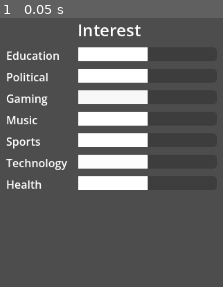
Above: before the commit, frame 1.
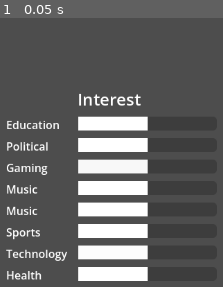
Above: after the commit, the same moment.

Repository: shalanfeh/Larporithm
Game: Godot game, scene res://Scenes/analytics.tscn
Same seed, same stepped clock (60 frames per second), same inputs: the game is played once before the commit and once after it. This scene is started directly instead of the project's main scene.
Inputs:
- Up to frame 1 (0.05 s): no input

The runs differ from the first frame. In frame 1, 22% of the frame differs, in the area x 2-67%, y 2-98%.

Commit message:
Added Drama

Diff:
--- a/Scenes/analytics.tscn
+++ b/Scenes/analytics.tscn
@@ -27,9 +27,9 @@
 layout_mode = 3
 anchors_preset = 0
 offset_left = 894.0
-offset_top = 134.0
+offset_top = 250.0
 offset_right = 934.0
-offset_bottom = 174.0
+offset_bottom = 290.0
 
 [node name="VBoxContainer" type="VBoxContainer" parent="." unique_id=395080869]
 layout_mode = 1
@@ -115,6 +115,22 @@
 value = 50.0
 show_percentage = false
 
+[node name="Drama" type="HBoxContainer" parent="VBoxContainer" unique_id=1027900594]
+layout_mode = 2
+
+[node name="CategoryLabel" type="Label" parent="VBoxContainer/Drama" unique_id=1089744546]
+custom_minimum_size = Vector2(100, 0)
+layout_mode = 2
+text = "Music"
+
+[node name="ProgressBar" type="ProgressBar" parent="VBoxContainer/Drama" unique_id=1970298771]
+custom_minimum_size = Vector2(200, 20)
+layout_mode = 2
+size_flags_horizontal = 3
+theme_override_styles/fill = SubResource("StyleBoxFlat_43q55")
+value = 50.0
+show_percentage = false
+
 [node name="SportsRow" type="HBoxContainer" parent="VBoxContainer" unique_id=8192381]
 layout_mode = 2
 
